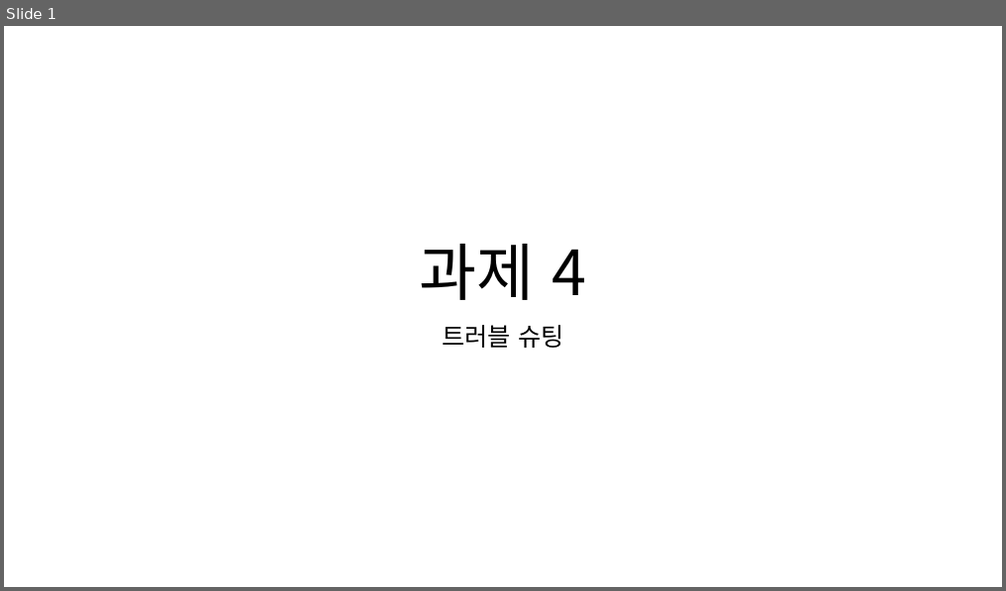
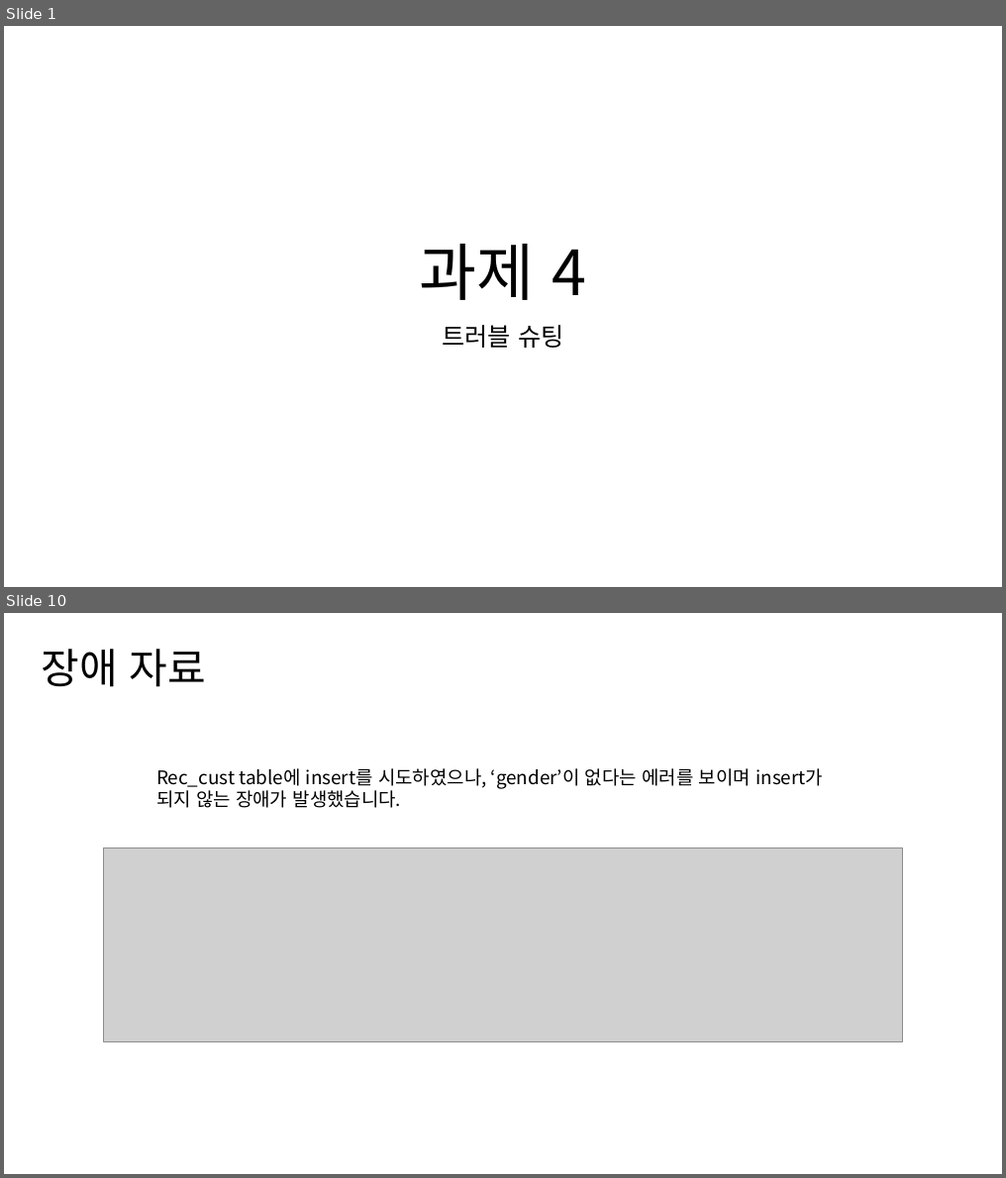
Before and after one commit to mong-head/commento_boot_camp_DBA, a slide deck: 과제4/과제 4.pptx. Shown one above the other, each under a label of ours: slide 1 before the commit, slides 1 and 10 after it; the slides between them are not shown. The pictures are 1006x591 and 1006x1178 pixels, drawn with LibreOffice and Linux fonts; fonts in the diff are those of the drawing; grey boxes stand for pictures. Boxes give left, top, right and bottom in pixels: in the first picture for what was removed or moved away, otherwise in the second. Text is boxed around its words. In the diff, an @@ line names an element or a change of style, - is before the commit and + after.

```diff
--- a/과제4/과제 4.pptx
+++ b/과제4/과제 4.pptx
@@ slide 10 added at (4, 613, 1002, 1174), background #FFFFFF @@
@@ text added at (42, 649, 206, 687), 40 pt, text #000000 @@
+장애 자료
@@ text added at (156, 768, 823, 808), 18 pt, text #000000 @@
+Rec_cust table에 insert를 시도하였으나, ‘gender’이 없다는 에러를 보이며 insert가 되지 않는 장애가 발생했습니다.
@@ picture added at (104, 848, 903, 1042) @@
```
Also in this commit, not shown: 4 slides changed, 6 other slides added, 1 slide removed.
